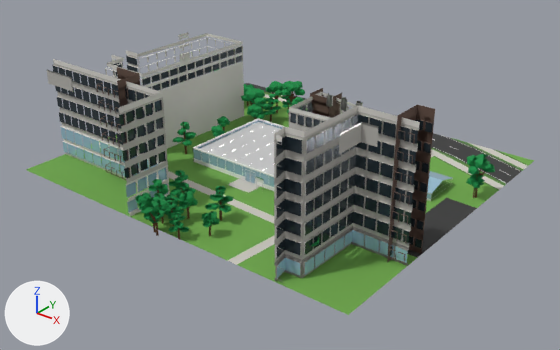
Two versions of the FBX model unity/KatsushikaCampusDays/Assets/Models/Interiors/lab1.fbx, one commit apart.
The view is the same before and after, from a 50 mm camera at (112.3, -125.7, 84.7) aimed at (5.5, 7.8, 1.9). The lights are fixed; the arrows at lower left show +X, +Y and +Z. The first picture is the older version. Where no turn or scale is listed for an object, it has been applied to the vertices.

Names of what the first picture shows: 'ext_lab1', 'ext_lab1_trees', 'wall_lab1'.
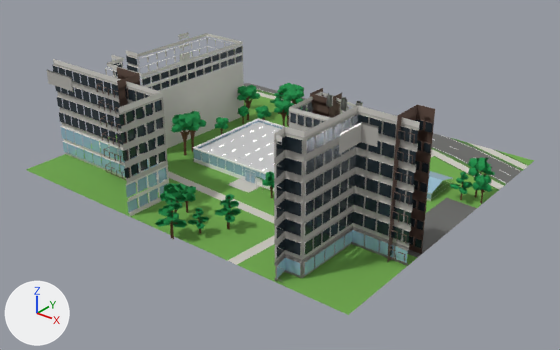
The change in detail:
Material 'asphalt' (mat_asphalt) changes colour from dark grey #3c3c3c to dark grey #6a6a68; in linear values from (0.045, 0.045, 0.045) to (0.144, 0.144, 0.138).
me_ext_lab1_trees is used by ob_ext_lab1_trees; location (0.0, 0.0, 0.0).
me_ext_lab1_trees had 5080 vertices, 4090 faces and spanned x -47.9..49.9, y -31.6..47.7, z 0.0..10.9.
me_ext_lab1_trees now has 3954 vertices, 3216 faces and spans x -43.4..51.4, y -31.2..48.8, z 0.0..11.6.
me_ext_lab1_trees part 1: the loose piece of 10 vertices spanning x 45.1..47.0, y 28.1..30.1, z 4.8..6.3 is scaled about its middle by (1.72, 1.69, 1.27), then moved by (0.9, 2.6, 3.5).
me_ext_lab1_trees part 2: the loose piece of 10 vertices spanning x 44.9..47.5, y 27.0..30.1, z 7.1..8.8 is multiplied about its middle by the matrix ((0.967, 0.04, 0.015), (-0.039, 0.967, -0.015), (-0.016, 0.015, 0.968)), then moved by (0.1, -0.1, -0.4).
me_ext_lab1_trees part 3: 452 loose pieces with 4767 vertices, spanning x -47.9..49.9, y -31.6..47.7, z 0.0..10.9, are deleted.
me_ext_lab1_trees part 4: 2 vertices moved within x -36.5..-21.1, y 39.7..45.0, z 0.0; 166 vertices removed from x -41.6..-13.0, y 4.9..45.4, z 0.0..8.8; 2245 vertices added at x -43.4..-10.9, y 0.7..48.8, z 0.0..11.6.
me_ext_lab1_trees part 5: 30 vertices removed from x 45.4..46.8, y 29.5..31.5, z 0.0..6.1; 805 vertices added at x 32.3..51.4, y -2.5..33.4, z 0.0..10.0.
me_ext_lab1_trees part 6: 787 vertices added at x -3.3..14.1, y -31.2..2.4, z 0.0..9.6.
Other edits to the shape of me_ext_lab1_trees do not show in these pictures.

Changed parts and their boxes (x1, y1, x2, y2) in the pictures (560 x 350 px; the box of a moved part takes in the faces that stretch with it):
'ext_lab1', recoloured: (127, 66, 523, 259) in both
'ext_lab1_trees', reshaped: before (135, 69, 495, 246); after (155, 83, 495, 239)
part 1 of me_ext_lab1_trees, moved or reshaped: before (470, 175, 478, 182); after (477, 157, 491, 168)
part 2 of me_ext_lab1_trees, moved or reshaped: before (468, 166, 479, 175); after (468, 168, 479, 176)
part 3 of me_ext_lab1_trees, deleted: before (135, 69, 495, 246)
part 4 of me_ext_lab1_trees, built on: before (183, 96, 296, 139); after (171, 83, 307, 155)
part 5 of me_ext_lab1_trees, built on: before (475, 176, 478, 197); after (450, 158, 495, 204)
part 6 of me_ext_lab1_trees, added: after (155, 171, 274, 239)
